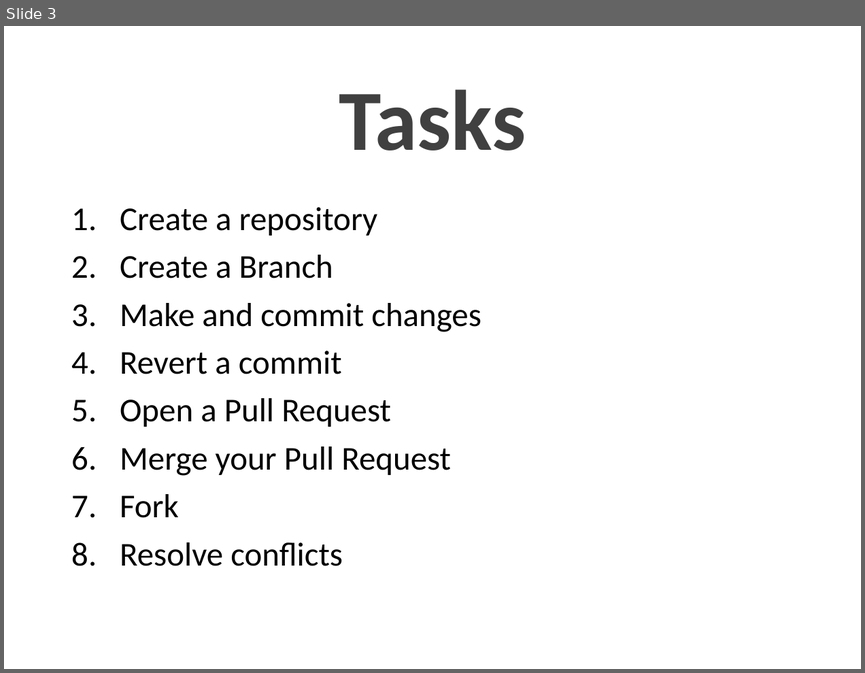
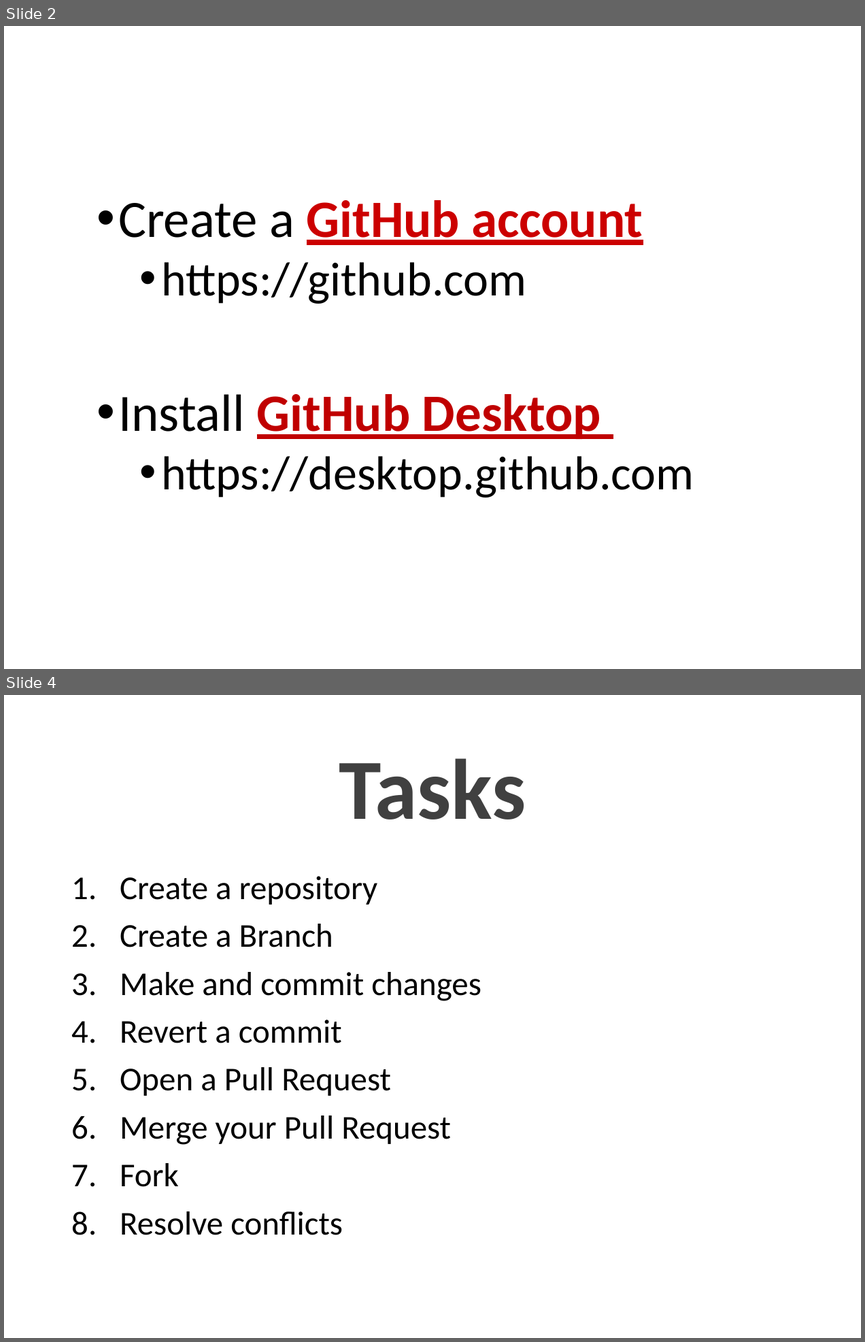
Before and after one commit to mozillascience/studyGroup, a slide deck: lessons/GitHub/github_presentation.pptx. Shown one above the other, each under a label of ours: slide 3 before the commit, slides 2 and 4 after it; the slides between them are not shown. The pictures are 865x673 and 865x1342 pixels, drawn with LibreOffice and Linux fonts; fonts in the diff are those of the drawing. Boxes give left, top, right and bottom in pixels: in the first picture for what was removed or moved away, otherwise in the second. Text is boxed around its words. In the diff, an @@ line names an element or a change of style, - is before the commit and + after.

Commit message:
Update github presentation

```diff
--- a/lessons/GitHub/github_presentation.pptx
+++ b/lessons/GitHub/github_presentation.pptx
@@ slide 2 added at (4, 26, 861, 669), background #FFFFFF @@
@@ text added at (118, 200, 694, 497), 40 pt, text #000000 @@
+• Create a GitHub account
+  • https://github.com
+• Install GitHub Desktop
+  • https://desktop.github.com
@@ what was slide 3 is now slide 4 @@
```
Also in this commit, not shown: 1 slide changed, 1 other slide added, 1 slide removed.
